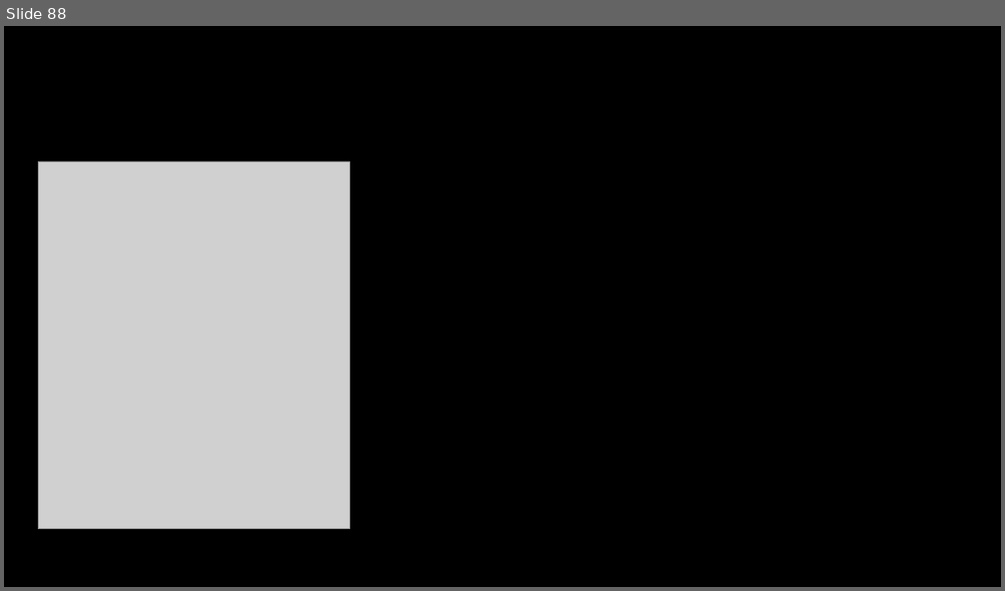
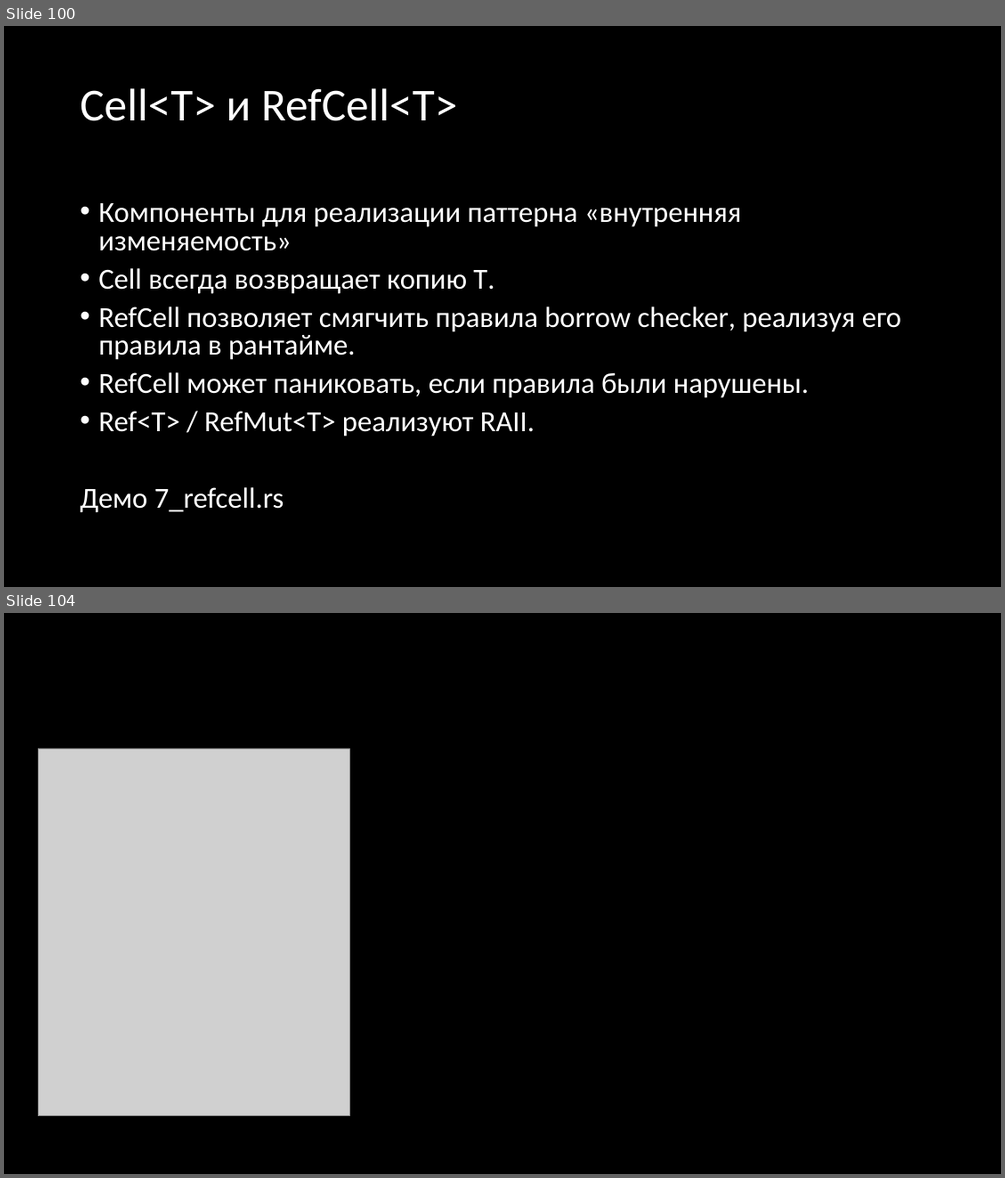
Before and after one commit to Gordon01/learn-rust, a slide deck: keynotes/Rust 2024.pptx. Shown one above the other, each under a label of ours: slide 88 before the commit, slides 100 and 104 after it; the slides between them are not shown. The pictures are 1005x591 and 1005x1178 pixels, drawn with LibreOffice and Linux fonts; fonts in the diff are those of the drawing; grey boxes stand for pictures. Boxes give left, top, right and bottom in pixels: in the first picture for what was removed or moved away, otherwise in the second. Text is boxed around its words. In the diff, an @@ line names an element or a change of style, - is before the commit and + after.

```diff
--- a/keynotes/Rust 2024.pptx
+++ b/keynotes/Rust 2024.pptx
@@ slide 100 added at (4,26,1001,587), background #000000 @@
@@ title added at (80,88,457,121), 44 pt, text #FFFFFF @@
+Cell<T> и RefCell<T>
@@ text added at (80,203,901,512), 28 pt, text #FFFFFF @@
+• Компоненты для реализации паттерна «внутренняя изменяемость»
+• Cell всегда возвращает копию T.
+• RefCell позволяет смягчить правила borrow checker, реализуя его правила в рантайме.
+• RefCell может паниковать, если правила были нарушены.
+• Ref<T> / RefMut<T> реализуют RAII.
+Демо 7_refcell.rs
@@ what was slide 88 is now slide 104 @@
```
Also in this commit, not shown: 1 slide changed, 14 other slides added, 8 other files.
